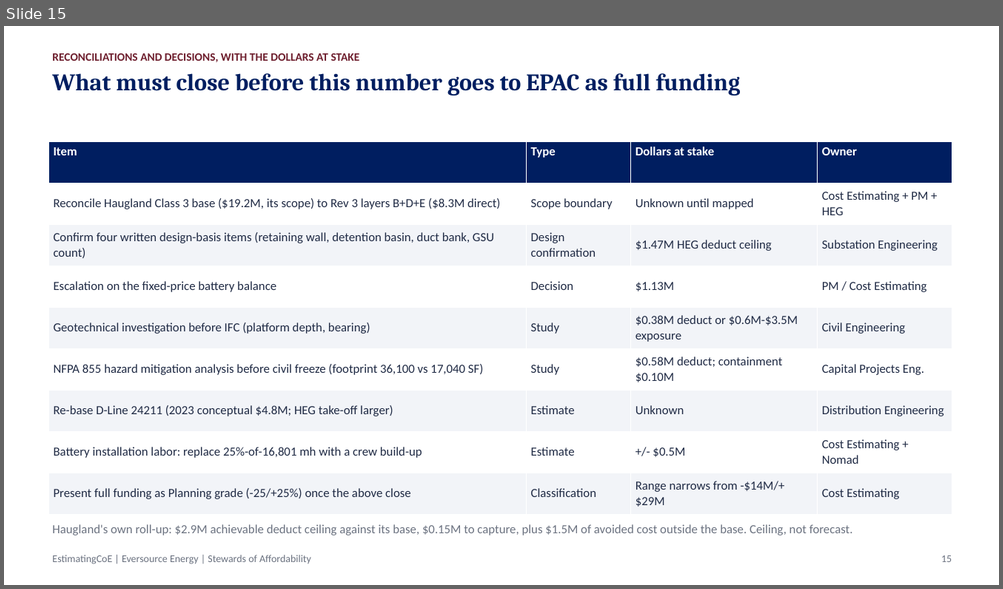
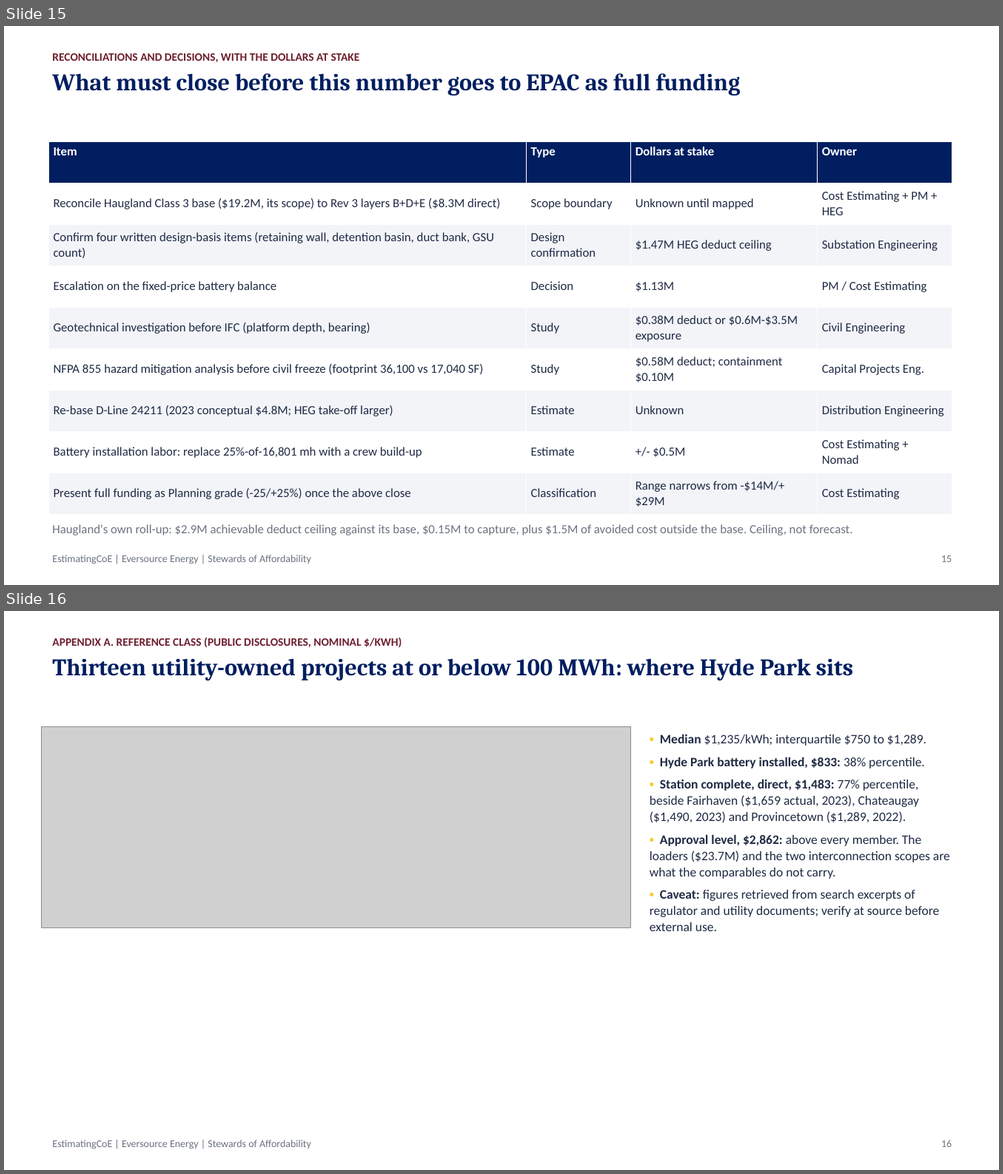
Before and after one commit to gbassaragh/BESS, a slide deck: Hyde Park BESS/6) Cost Analysis Deliverables/Hyde Park BESS - Cost Analysis Deck.pptx. Shown one above the other, each under a label of ours: slide 15 before the commit, slides 15 and 16 after it. The pictures are 1003x589 and 1003x1174 pixels, drawn with LibreOffice and Linux fonts; fonts in the diff are those of the drawing; grey boxes stand for pictures. Boxes give left, top, right and bottom in pixels: in the first picture for what was removed or moved away, otherwise in the second. Text is boxed around its words. In the diff, an @@ line names an element or a change of style, - is before the commit and + after.

```diff
--- a/Hyde Park BESS/6) Cost Analysis Deliverables/Hyde Park BESS - Cost Analysis Deck.pptx
+++ b/Hyde Park BESS/6) Cost Analysis Deliverables/Hyde Park BESS - Cost Analysis Deck.pptx
@@ slide 16 added at (4,611,999,1170), background #FFFFFF @@
@@ text added at (52,638,401,647), 11 pt, text #6E1F2E, bold @@
+APPENDIX A. REFERENCE CLASS (PUBLIC DISCLOSURES, NOMINAL $/KWH)
@@ text added at (52,658,853,681), 23 pt, text #001E60, bold @@
+Thirteen utility-owned projects at or below 100 MWh: where Hyde Park sits
@@ picture added at (41,726,631,928) @@
@@ text added at (649,734,950,931), 12.5 pt, text #1F2A44 @@
+▪ Median $1,235/kWh; interquartile $750 to $1,289.
+▪ Hyde Park battery installed, $833: 38% percentile.
+▪ Station complete, direct, $1,483: 77% percentile, beside Fairhaven ($1,659 actual, 2023), Chateaugay ($1,490, 2023) and Provincetown ($1,289, 2022).
+▪ Approval level, $2,862: above every member. The loaders ($23.7M) and the two interconnection scopes are what the comparables do not carry.
+▪ Caveat: figures retrieved from search excerpts of regulator and utility documents; verify at source before external use.
@@ text added at (52,1140,311,1150), 10 pt, text #6B7280 @@
+EstimatingCoE | Eversource Energy | Stewards of Affordability
@@ text added at (941,1140,951,1147), 10 pt, text #6B7280 @@
+16
```
Also in this commit, not shown: 2 other slides added, 22 other files.
